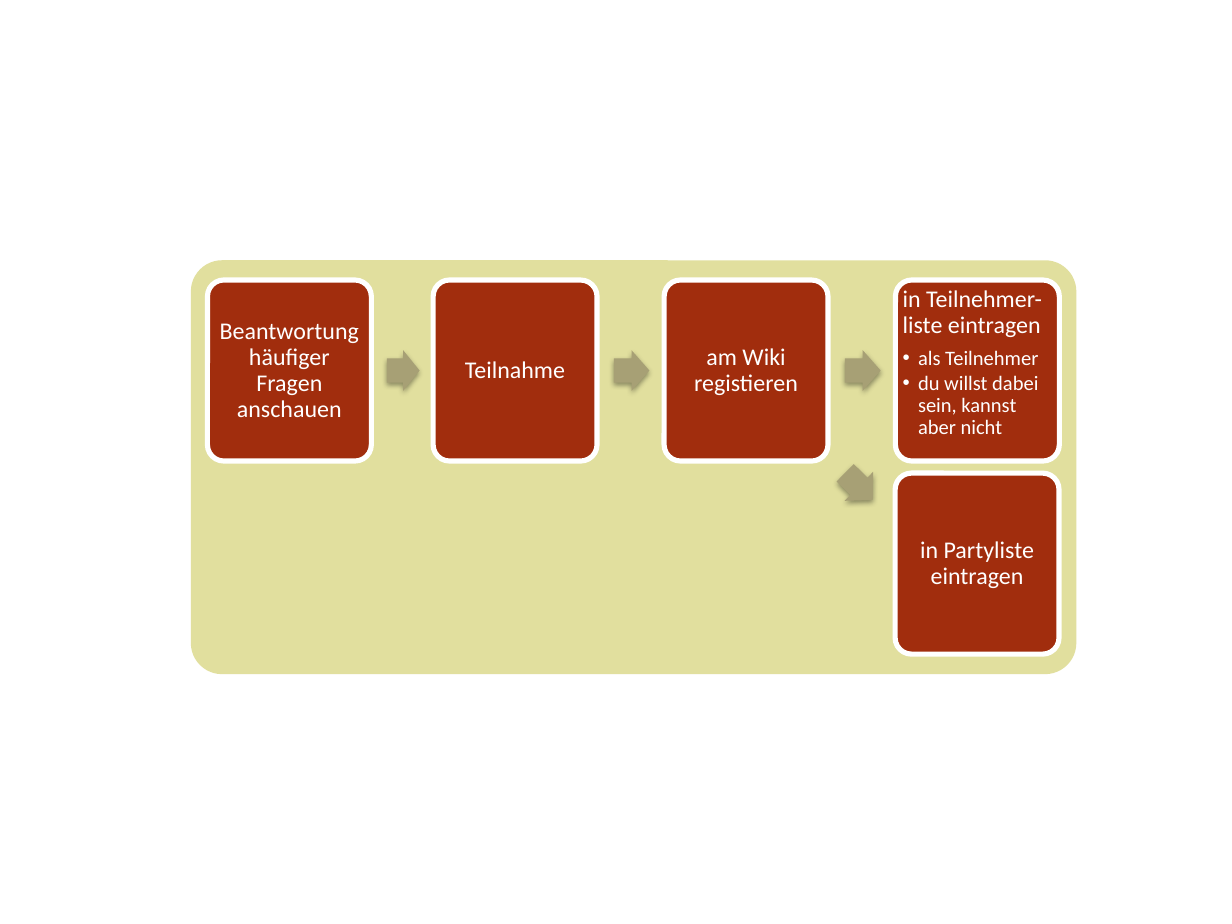
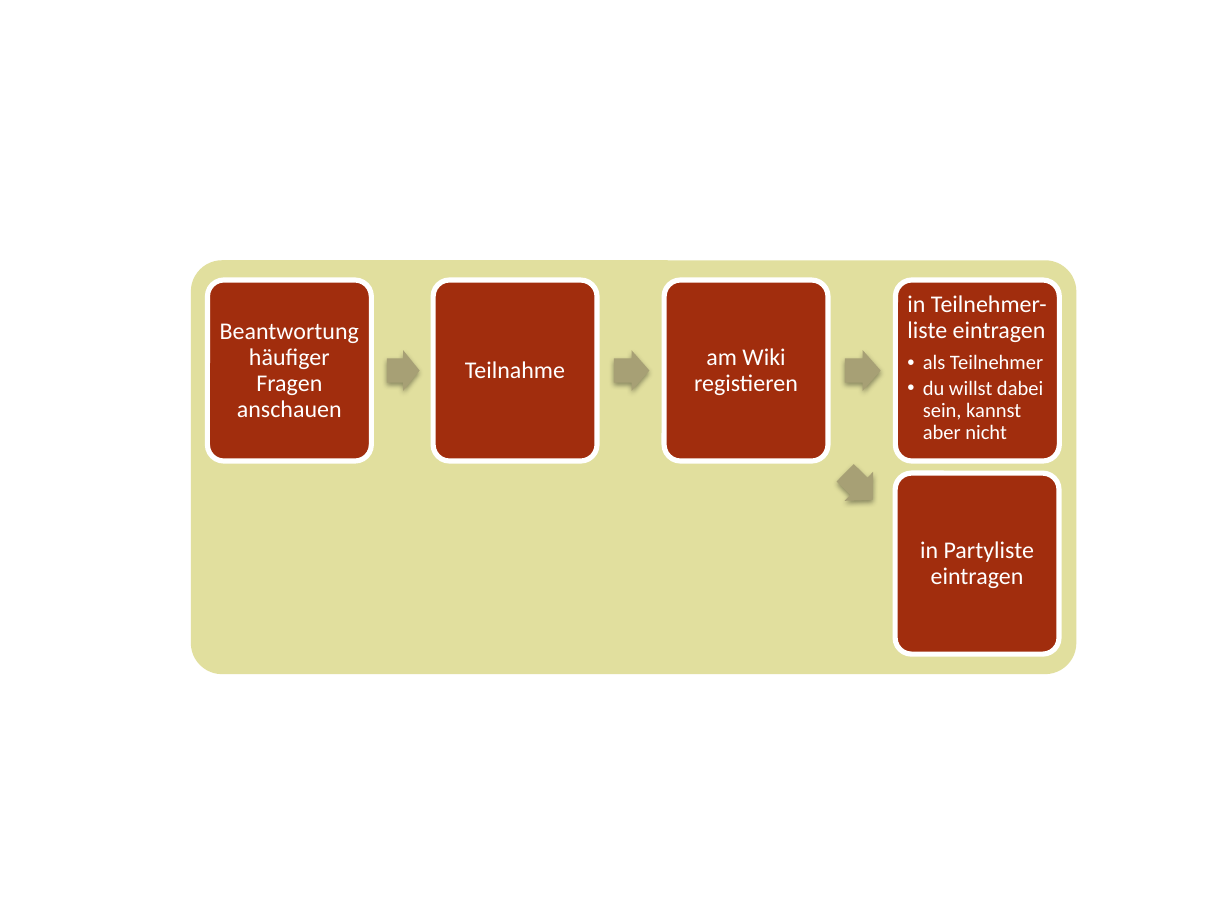
Before and after one commit to agross/netopenspace, a slide deck: slide 4 of source/images/images.pptx. Drawn at 1232x924 pixels with LibreOffice and Linux fonts; fonts in the diff are those of the drawing. Boxes give left, top, right and bottom in pixels: in the first picture for what was removed or moved away, otherwise in the second. Text is boxed around its words. In the diff, an @@ line names an element or a change of style, - is before the commit and + after.

```diff
--- a/source/images/images.pptx
+++ b/source/images/images.pptx
@@ text "in Teilnehmer-liste eintragen": place and size @@
-text "in Teilnehmer-liste eintragen" at (903, 290, 1042, 434)
+text "in Teilnehmer-liste eintragen" at (907, 295, 1047, 439)
```
Also in this commit, not shown: 6 other slides changed.
